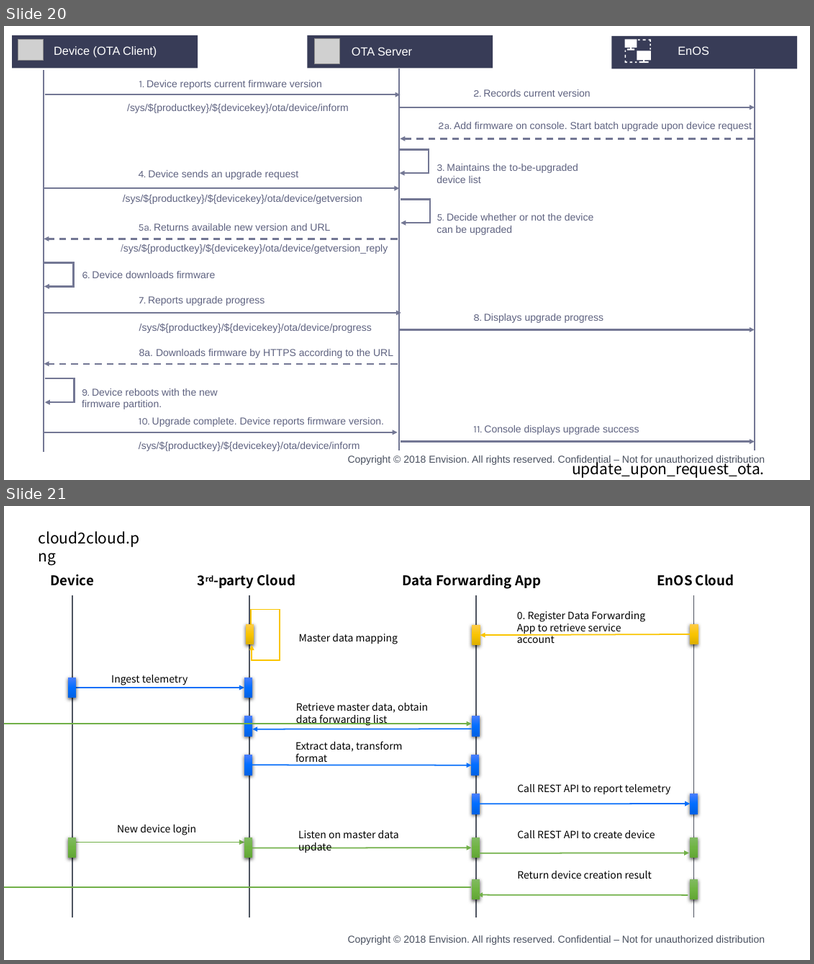
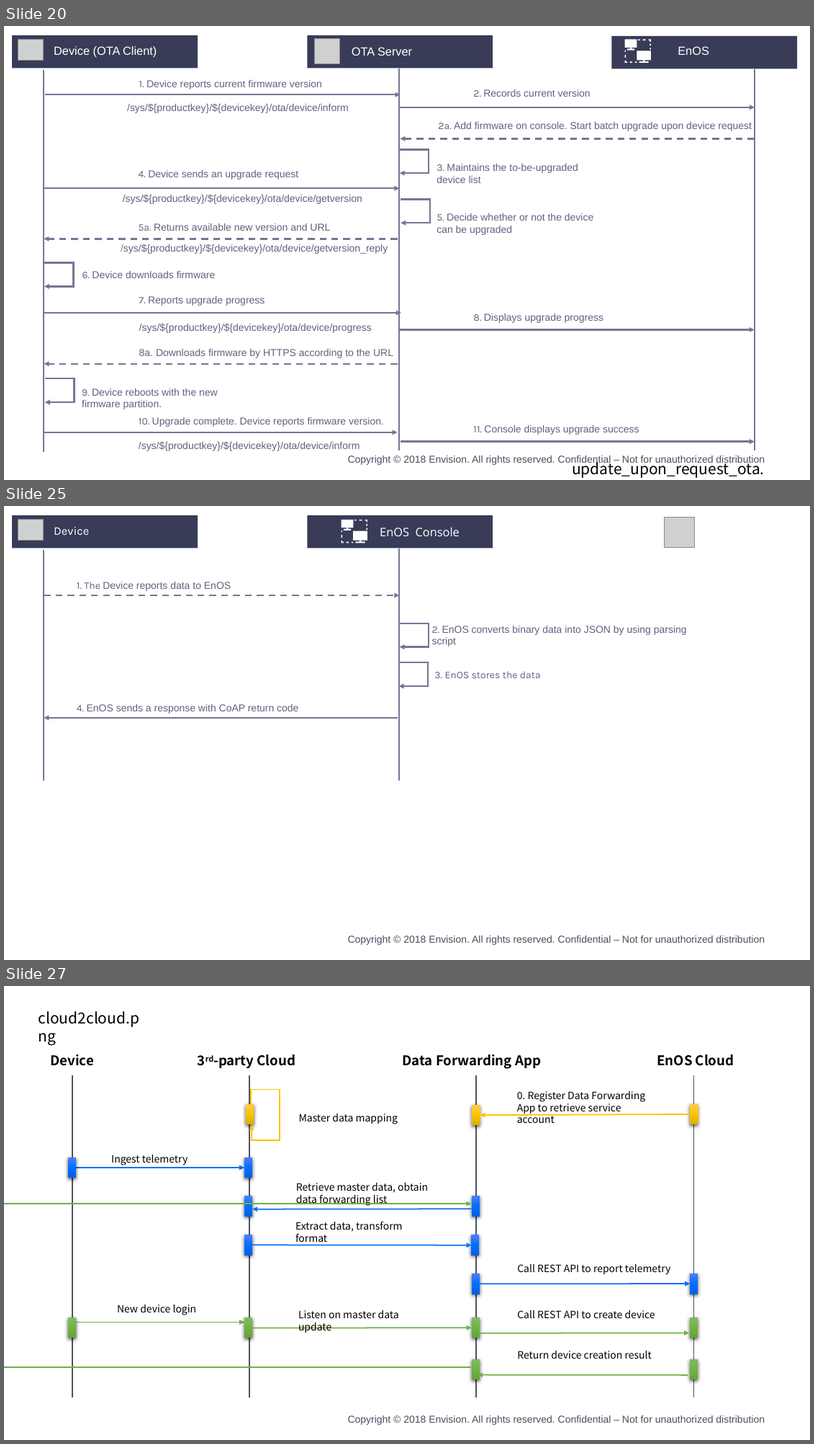
Before and after one commit to kikuchiyo/device_connection_en, a slide deck: media/device_en.pptx. Shown one above the other, each under a label of ours: slides 20 and 21 before the commit, slides 20, 25 and 27 after it; the slides between them are not shown. The pictures are 814x964 and 814x1444 pixels, drawn with LibreOffice and Linux fonts; fonts in the diff are those of the drawing; grey boxes stand for pictures; background and template pictures are left out. Boxes give left, top, right and bottom in pixels: in the first picture for what was removed or moved away, otherwise in the second. Text is boxed around its words. In the diff, an @@ line names an element or a change of style, - is before the commit and + after.

```diff
--- a/media/device_en.pptx
+++ b/media/device_en.pptx
@@ slide 25 added at [4, 506, 810, 960], background #FFFFFF; not listed: 1 template element that a slide beside it also shows @@
@@ group added at [12, 515, 786, 780]: 7 texts, 4 lines, 2 rectangles, 2 pictures, 2 elbow arrows, 2 arrows, 1 freeform shape @@
+Device
+应用
+1. The Device reports data to EnOS
+2. EnOS converts binary data into JSON by using parsing script
+3. EnOS stores the data
+EnOS Console
+4. EnOS sends a response with CoAP return code
@@ what was slide 21 is now slide 27 @@
```
Also in this commit, not shown: 7 other slides added, 24 other files.
